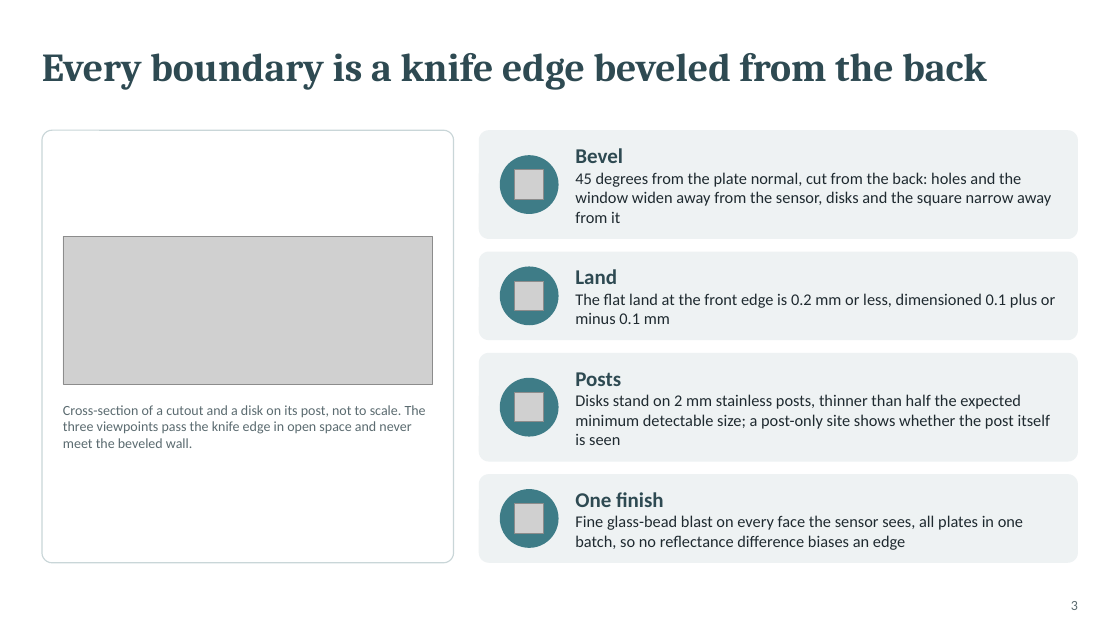
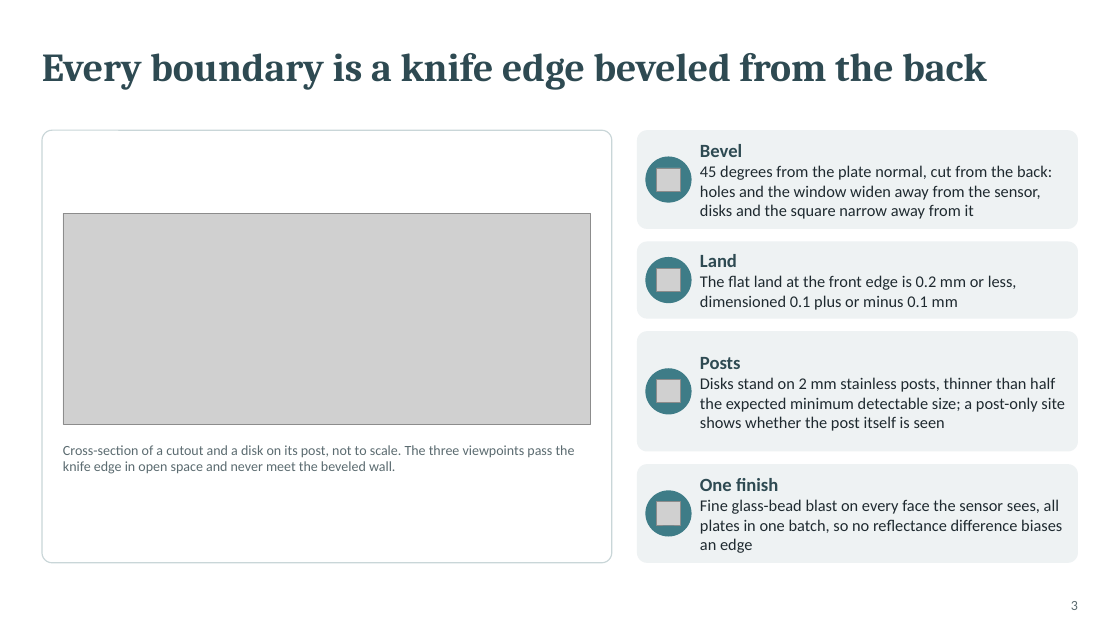
Before and after one commit to glibertyreach/sensor_performance_estimation, a slide deck: slide 3 of docs/presentations/vsx3000_procurement_build.pptx. Drawn at 1120x630 pixels with LibreOffice and Linux fonts; fonts in the diff are those of the drawing; grey boxes stand for pictures. Boxes give left, top, right and bottom in pixels: in the first picture for what was removed or moved away, otherwise in the second. Text is boxed around its words. In the diff, an @@ line names an element or a change of style, - is before the commit and + after.

```diff
--- a/docs/presentations/vsx3000_procurement_build.pptx
+++ b/docs/presentations/vsx3000_procurement_build.pptx
@@ rounded rectangle: place and size @@
-rounded rectangle at [42, 130, 454, 563]
+rounded rectangle at [42, 130, 612, 563]
@@ rounded rectangle: place and size @@
-rounded rectangle at [479, 130, 1078, 239]
+rounded rectangle at [637, 130, 1078, 229]
@@ text at [700, 144, 742, 157]: size 18 to 16 pt in "Bevel" @@
@@ text "Bevel": place and size @@
-text "Bevel" at [575, 148, 1051, 223]
+text "Bevel" at [700, 144, 1052, 219]
@@ ellipse: place and size @@
-ellipse at [500, 155, 559, 214]
+ellipse at [645, 156, 691, 202]
@@ picture: place and size @@
-picture at [514, 170, 544, 199]
+picture at [657, 168, 681, 192]
@@ picture: place and size @@
-picture at [63, 236, 433, 384]
+picture at [63, 213, 591, 424]
@@ proportions changed in 5 elements at [42, 130, 612, 563], [637, 130, 1078, 229], [637, 465, 1078, 564], [637, 331, 1078, 451], [637, 242, 1078, 319] @@
@@ rounded rectangle: place and size @@
-rounded rectangle at [479, 251, 1078, 340]
+rounded rectangle at [637, 242, 1078, 319]
@@ ellipse: place and size @@
-ellipse at [500, 266, 559, 325]
+ellipse at [645, 257, 691, 303]
@@ picture: place and size @@
-picture at [514, 281, 544, 311]
+picture at [657, 269, 681, 292]
@@ text at [700, 254, 737, 267]: size 18 to 16 pt in "Land" @@
@@ text "Land": place and size @@
-text "Land" at [575, 269, 1055, 324]
+text "Land" at [700, 254, 1017, 310]
@@ rounded rectangle: place and size @@
-rounded rectangle at [479, 353, 1078, 461]
+rounded rectangle at [637, 331, 1078, 451]
@@ text at [700, 357, 741, 369]: size 18 to 16 pt in "Posts" @@
@@ text "Posts": place and size @@
-text "Posts" at [575, 372, 1050, 445]
+text "Posts" at [700, 357, 1065, 431]
@@ ellipse: place and size @@
-ellipse at [500, 378, 559, 437]
+ellipse at [645, 368, 691, 414]
@@ picture: place and size @@
-picture at [514, 392, 544, 422]
+picture at [657, 380, 681, 403]
@@ text "Cross-section of a cutout and ..." rewrapped from [63, 405, 426, 448] to [63, 445, 575, 474] @@
@@ rounded rectangle: place and size @@
-rounded rectangle at [479, 474, 1078, 563]
+rounded rectangle at [637, 465, 1078, 564]
@@ text at [700, 478, 778, 491]: size 18 to 16 pt in "One finish" @@
@@ text "One finish": place and size @@
-text "One finish" at [575, 492, 1023, 550]
+text "One finish" at [700, 478, 1062, 553]
@@ ellipse: place and size @@
-ellipse at [500, 489, 559, 548]
+ellipse at [645, 491, 691, 537]
@@ picture: place and size @@
-picture at [514, 504, 544, 534]
+picture at [657, 502, 681, 525]
```
Also in this commit, not shown: 4 other slides changed, 32 other files.
